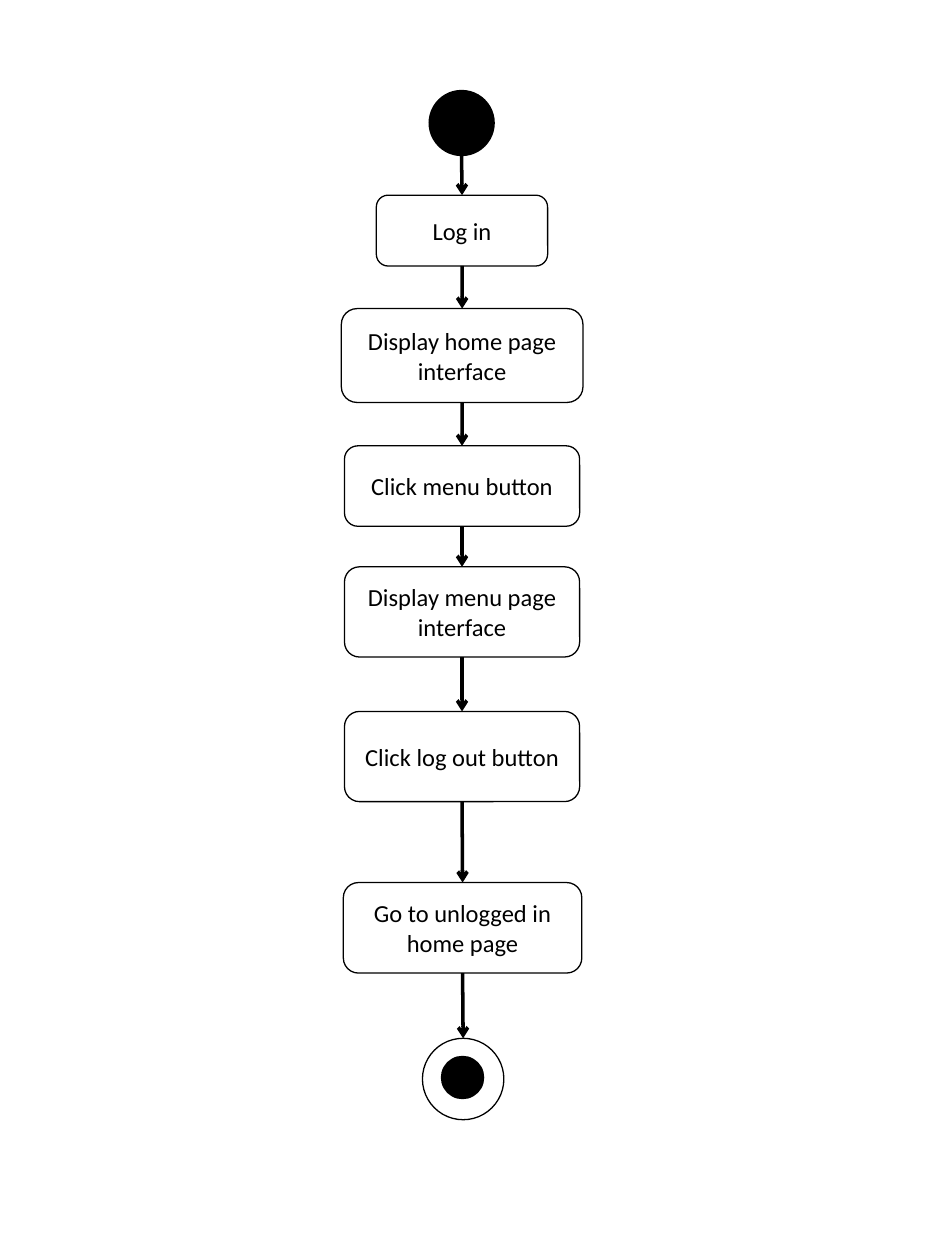
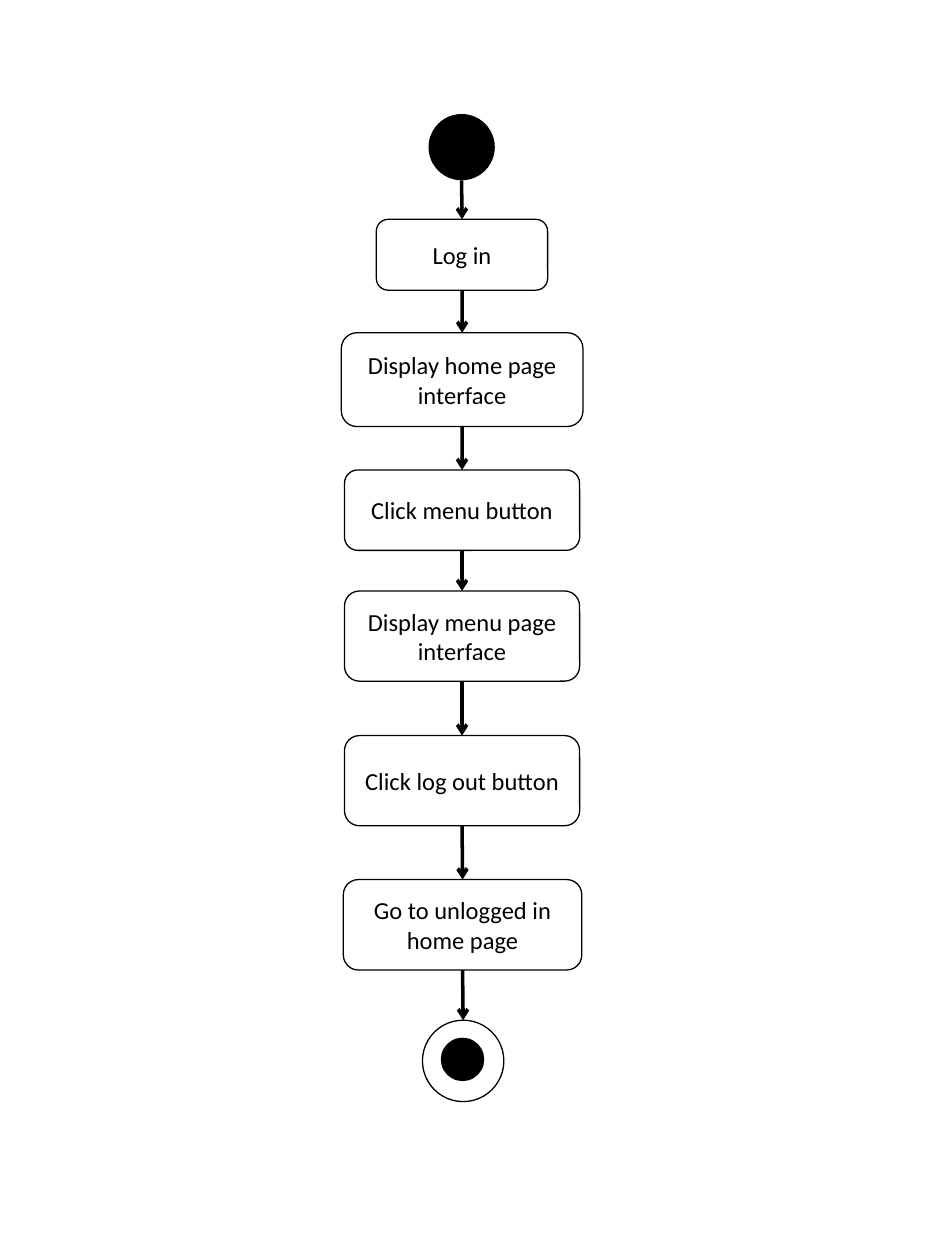
Before and after one commit to asciidaitoon/HanDIYcraft, a slide deck: slide 3 of Design/AD web.pptx. Drawn at 945x1260 pixels with LibreOffice and Linux fonts; fonts in the diff are those of the drawing. Boxes give left, top, right and bottom in pixels: in the first picture for what was removed or moved away, otherwise in the second. Text is boxed around its words. In the diff, an @@ line names an element or a change of style, - is before the commit and + after.

```diff
--- a/Design/AD web.pptx
+++ b/Design/AD web.pptx
@@ 5 rounded rectangles, 5 arrows, 1 ellipse moved together from (x1=341, y1=89, x2=583, y2=803) to (x1=341, y1=113, x2=583, y2=827) @@
@@ arrow moved from (462, 801) - (462, 882) to (462, 825) - (462, 879) @@
@@ arrow moved from (462, 973) - (464, 1038) to (462, 970) - (464, 1021) @@
@@ ellipse moved from (x1=422, y1=1038, x2=504, y2=1120) to (x1=422, y1=1021, x2=504, y2=1102) @@
@@ ellipse moved from (x1=441, y1=1056, x2=484, y2=1099) to (x1=441, y1=1038, x2=484, y2=1081) @@
```
Also in this commit, not shown: 4 other slides changed, 26 slides added, 1 slide removed, 14 other files.
